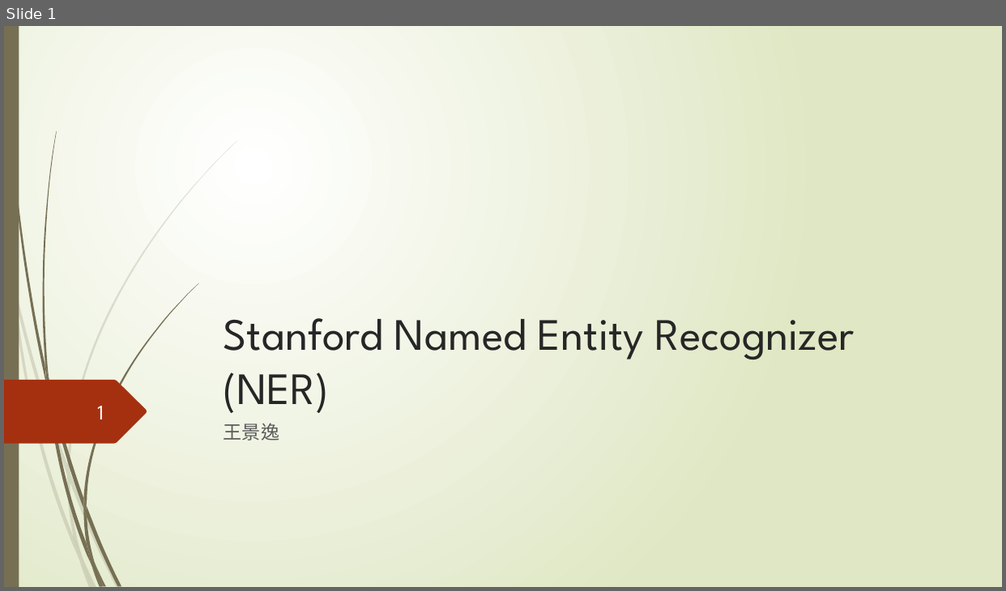
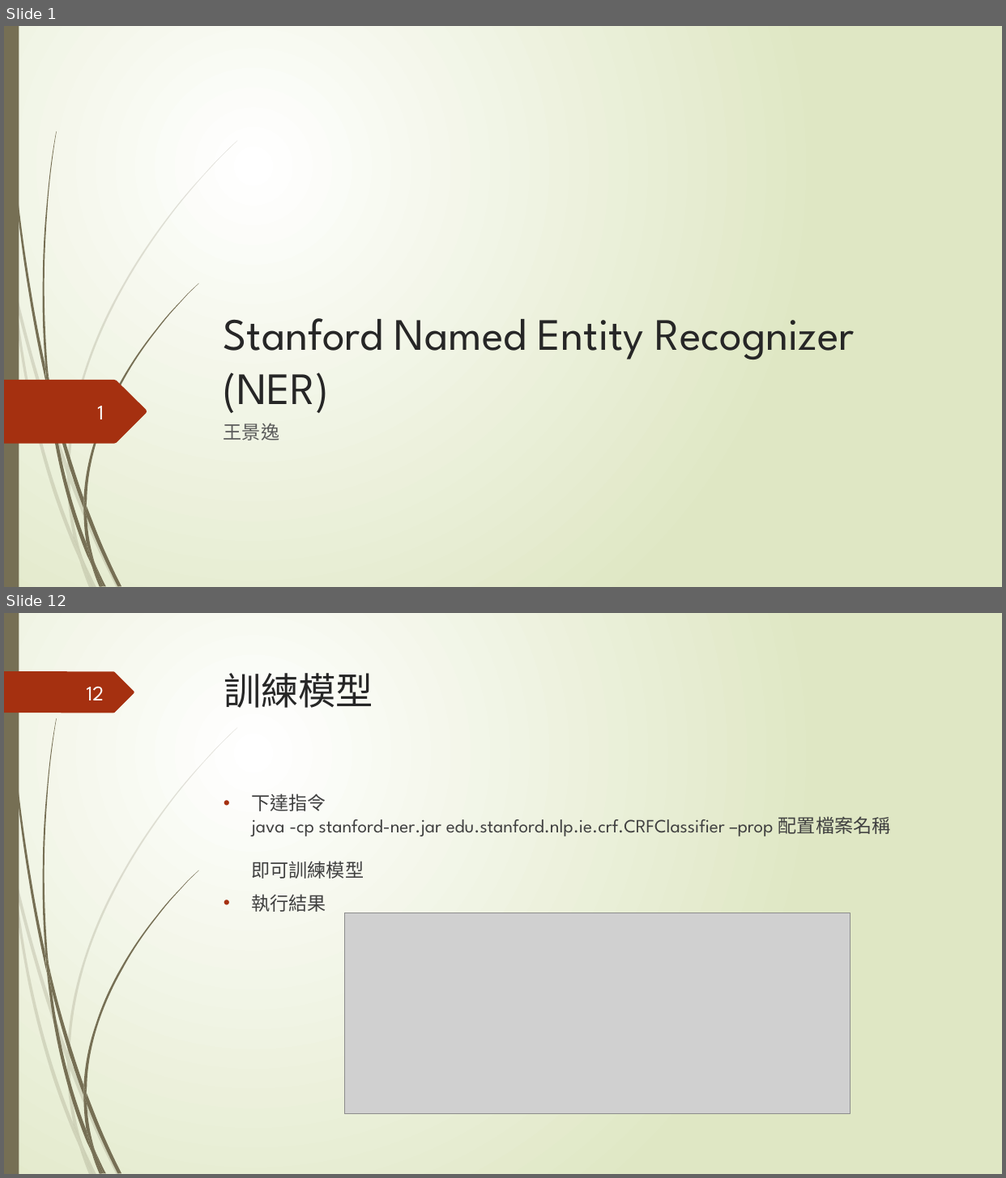
Before and after one commit to kather0912888/PPT, a slide deck: stanford ner.pptx. Shown one above the other, each under a label of ours: slide 1 before the commit, slides 1 and 12 after it; the slides between them are not shown. The pictures are 1006x591 and 1006x1178 pixels, drawn with LibreOffice and Linux fonts; fonts in the diff are those of the drawing; grey boxes stand for pictures. Boxes give left, top, right and bottom in pixels: in the first picture for what was removed or moved away, otherwise in the second. Text is boxed around its words. In the diff, an @@ line names an element or a change of style, - is before the commit and + after.

Commit message:
未包含程式化跟中文執行結果

```diff
--- a/stanford ner.pptx
+++ b/stanford ner.pptx
@@ slide 12 added at (x1=4, y1=613, x2=1002, y2=1174), background gradient #FFFFFF to #DFE8C4; not listed: 23 template elements that a slide beside it also shows @@
@@ freeform shape added at (x1=4, y1=671, x2=134, y2=713), fill #A53010 @@
@@ title added at (x1=224, y1=673, x2=373, y2=708), 36 pt, text #262626 @@
+訓練模型
@@ page number added at (x1=87, y1=686, x2=104, y2=700), 20 pt, text #FEFFFF @@
+12
@@ text added at (x1=252, y1=794, x2=891, y2=912), 18 pt, text #404040 @@
+• 下達指令
+  java -cp stanford-ner.jar edu.stanford.nlp.ie.crf.CRFClassifier –prop 配置檔案名稱
+  即可訓練模型
+• 執行結果
@@ picture added at (x1=345, y1=914, x2=850, y2=1114) @@
```
Also in this commit, not shown: 5 slides changed, 8 other slides added, 2 slides removed.
